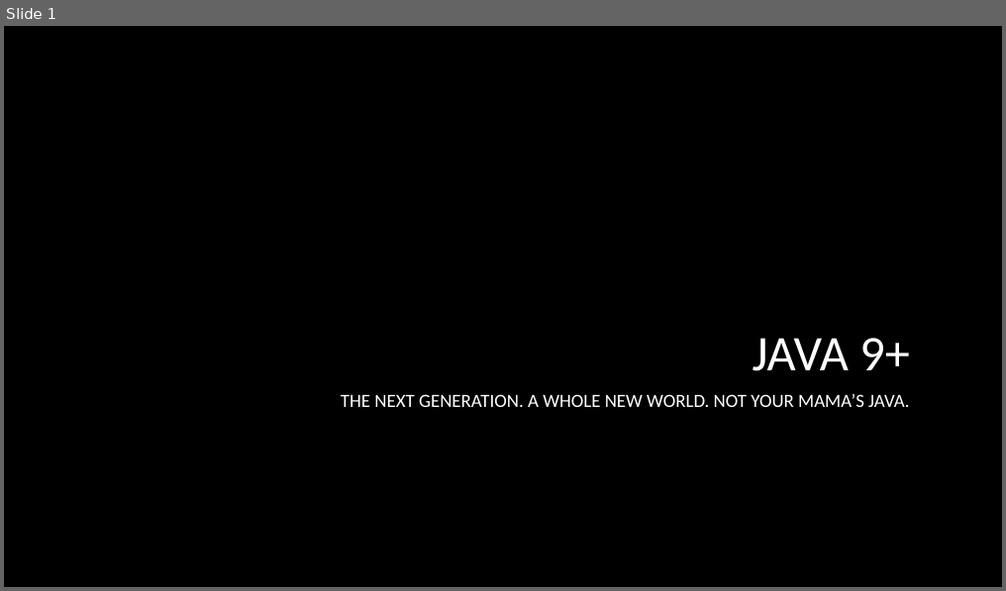
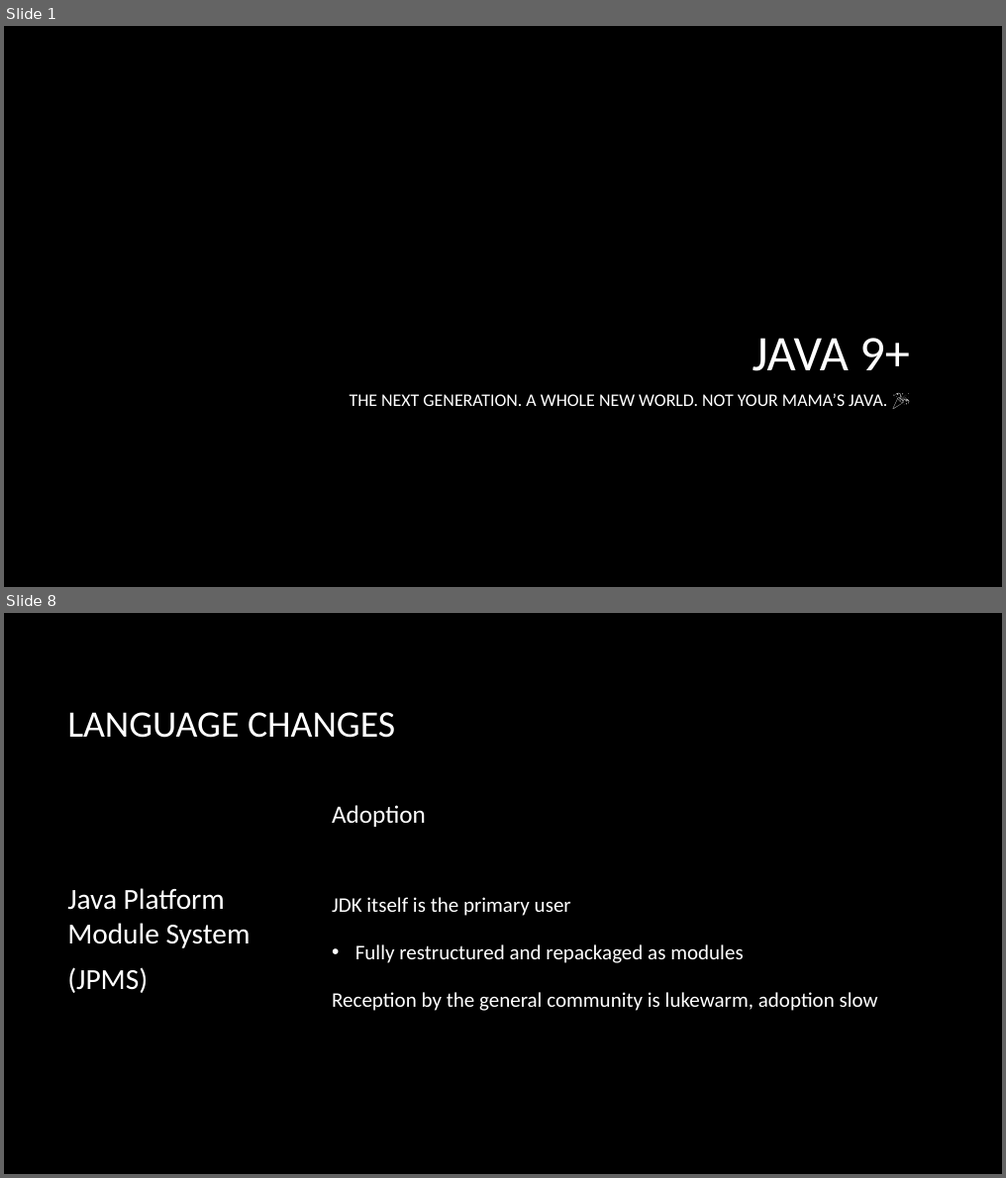
Before and after one commit to macdaddyaz/modern-java, a slide deck: Java 9 and up.pptx. Shown one above the other, each under a label of ours: slide 1 before the commit, slides 1 and 8 after it; the slides between them are not shown. The pictures are 1006x591 and 1006x1178 pixels, drawn with LibreOffice and Linux fonts; fonts in the diff are those of the drawing; background and template pictures are left out. Boxes give left, top, right and bottom in pixels: in the first picture for what was removed or moved away, otherwise in the second. Text is boxed around its words. In the diff, an @@ line names an element or a change of style, - is before the commit and + after.

```diff
--- a/Java 9 and up.pptx
+++ b/Java 9 and up.pptx
@@ slide 8 added at [4, 613, 1002, 1174], background picture (left out) @@
@@ title added at [67, 712, 395, 738], 36 pt, text #FFFFFF @@
+LANGUAGE CHANGES
@@ text added at [332, 805, 878, 1011], 20 pt, text #FFFFFF @@
+Adoption
+JDK itself is the primary user
+• Fully restructured and repackaged as modules
+Reception by the general community is lukewarm, adoption slow
@@ text added at [67, 888, 251, 993], 28 pt, text #FFFFFF @@
+Java Platform Module System
+(JPMS)
@@ slide 1 changed as well @@
@@ subtitle at [350, 393, 887, 406]: text changed; size 18 to 17 pt @@
-THE NEXT GENERATION. A WHOLE NEW WORLD. NOT YOUR MAMA’S JAVA.
+THE NEXT GENERATION. A WHOLE NEW WORLD. NOT YOUR MAMA’S JAVA. 🎉
```
Also in this commit, not shown: 16 other slides added, 9 other files.
